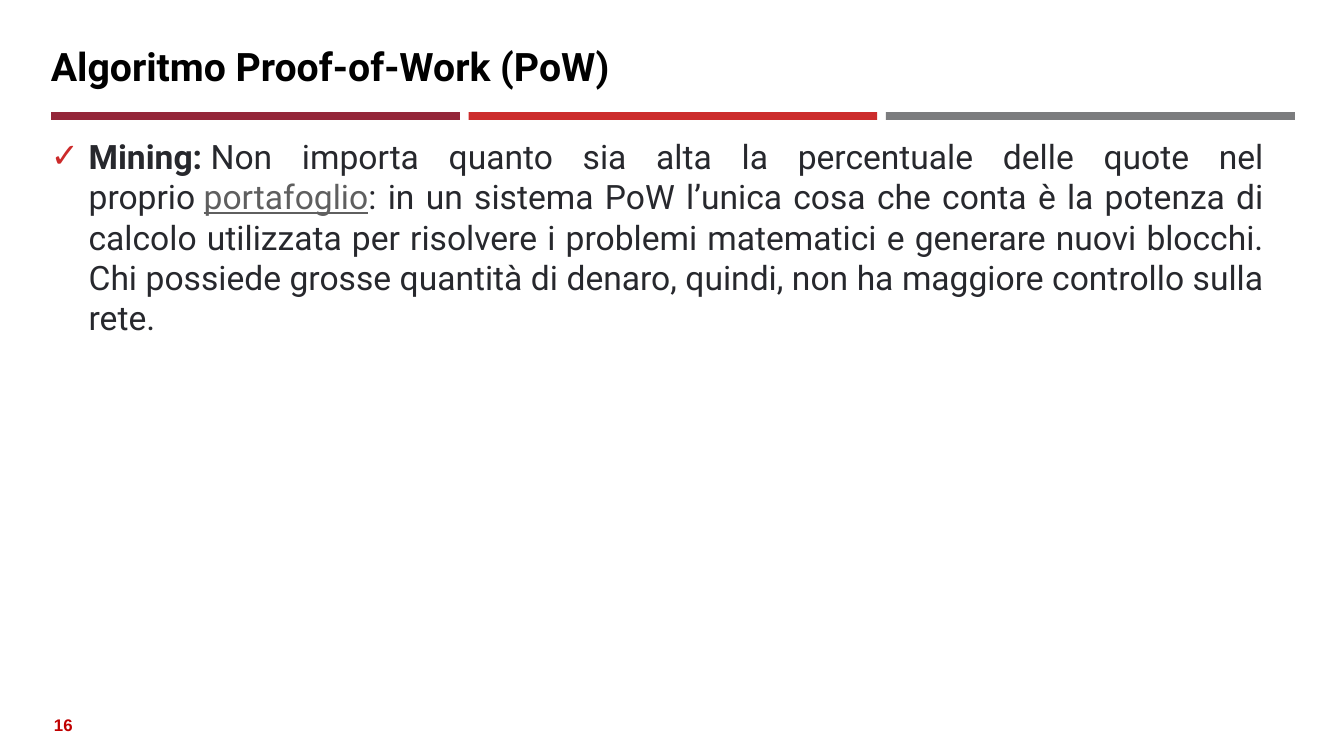
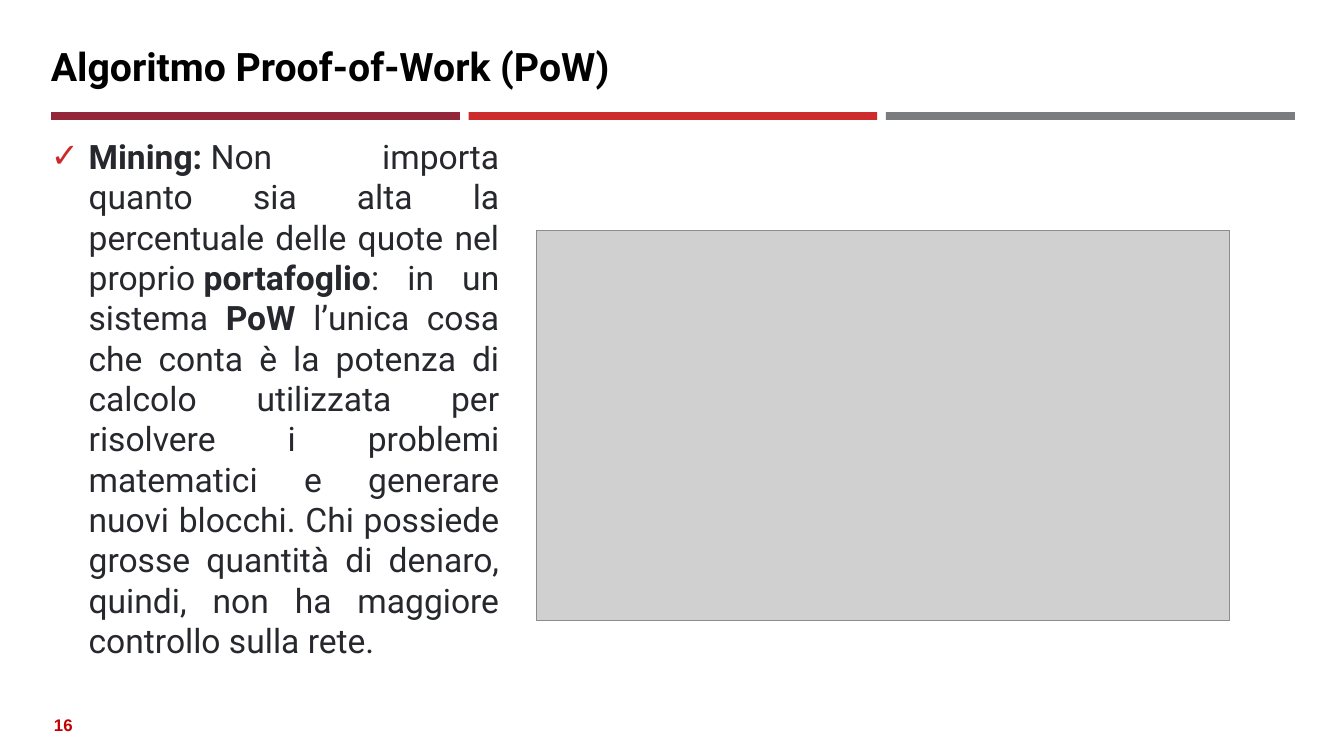
Before and after one commit to neural1977/data_science_interview_material, a slide deck: slide 16 of Assicurazioni/Algoritmi di consenso distribuito_ita.pptx. Drawn at 1344x756 pixels with LibreOffice and Linux fonts; fonts in the diff are those of the drawing; grey boxes stand for pictures. Boxes give left, top, right and bottom in pixels: in the first picture for what was removed or moved away, otherwise in the second. Text is boxed around its words. In the diff, an @@ line names an element or a change of style, - is before the commit and + after.

```diff
--- a/Assicurazioni/Algoritmi di consenso distribuito_ita.pptx
+++ b/Assicurazioni/Algoritmi di consenso distribuito_ita.pptx
@@ text "Mining: Non importa quanto sia ..." at <box>89,144,500,620</box>: text colour #5F5F5F to #27282D, underline off in "portafoglio:"; bold on in "portafoglio: PoW" @@
@@ picture added at <box>536,230,1230,620</box> @@
```
Also in this commit, not shown: 1 other slide changed, 3 slides added, 1 other file.
